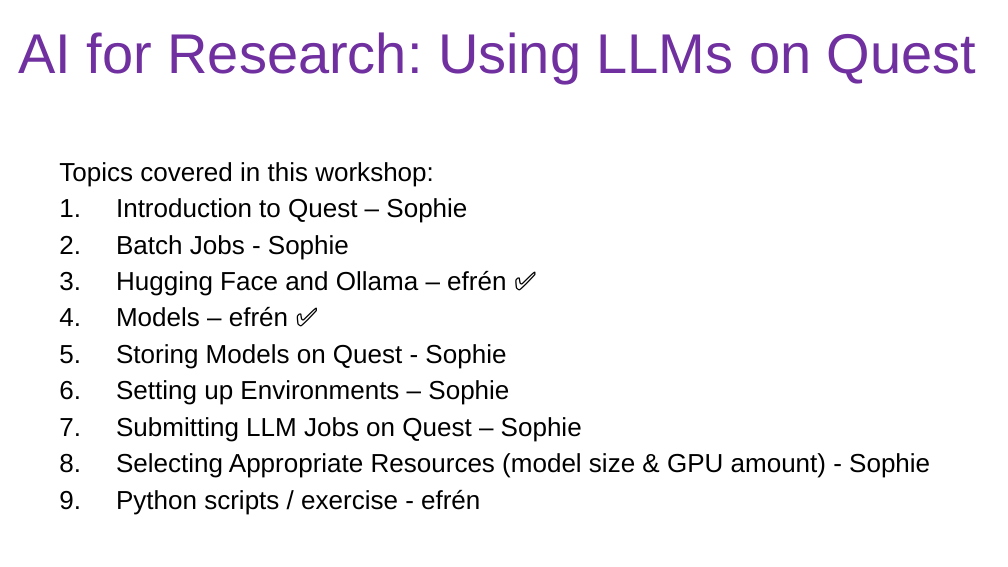
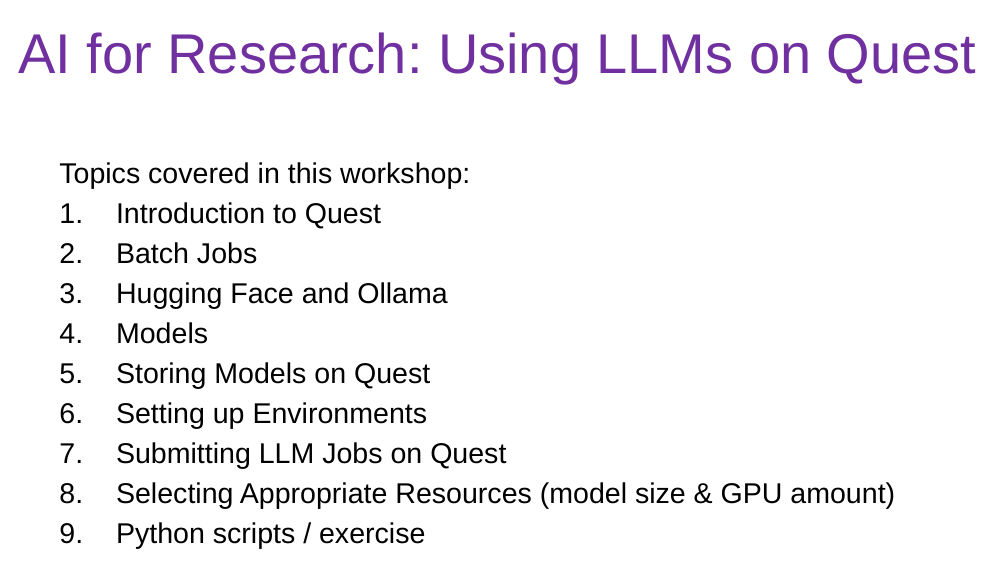
Before and after one commit to nuitrcs/workshop-llms-on-quest, a slide deck: slide 3 of Using LLMs on Quest.pptx. Drawn at 1008x567 pixels with LibreOffice and Linux fonts; fonts in the diff are those of the drawing; background and template pictures are left out. Boxes give left, top, right and bottom in pixels: in the first picture for what was removed or moved away, otherwise in the second. Text is boxed around its words. In the diff, an @@ line names an element or a change of style, - is before the commit and + after.

Commit message:
updating slides

```diff
--- a/Using LLMs on Quest.pptx
+++ b/Using LLMs on Quest.pptx
@@ subtitle at (59,162,470,189): size 18.6 to 20.4 pt in "Topics covered in this workshop:" @@
@@ subtitle at (116,202,895,509): text changed; size 18.6 to 20.4 pt @@
-1. Introduction to Quest – Sophie
-2. Batch Jobs - Sophie
-3. Hugging Face and Ollama – efrén ✅
-4. Models – efrén ✅
-5. Storing Models on Quest - Sophie
-6. Setting up Environments – Sophie
-7. Submitting LLM Jobs on Quest – Sophie
-8. Selecting Appropriate Resources (model size & GPU amount) - Sophie
-9. Python scripts / exercise - efrén
+1. Introduction to Quest
+2. Batch Jobs
+3. Hugging Face and Ollama
+4. Models
+5. Storing Models on Quest
+6. Setting up Environments
+7. Submitting LLM Jobs on Quest
+8. Selecting Appropriate Resources (model size & GPU amount)
+9. Python scripts / exercise
```
